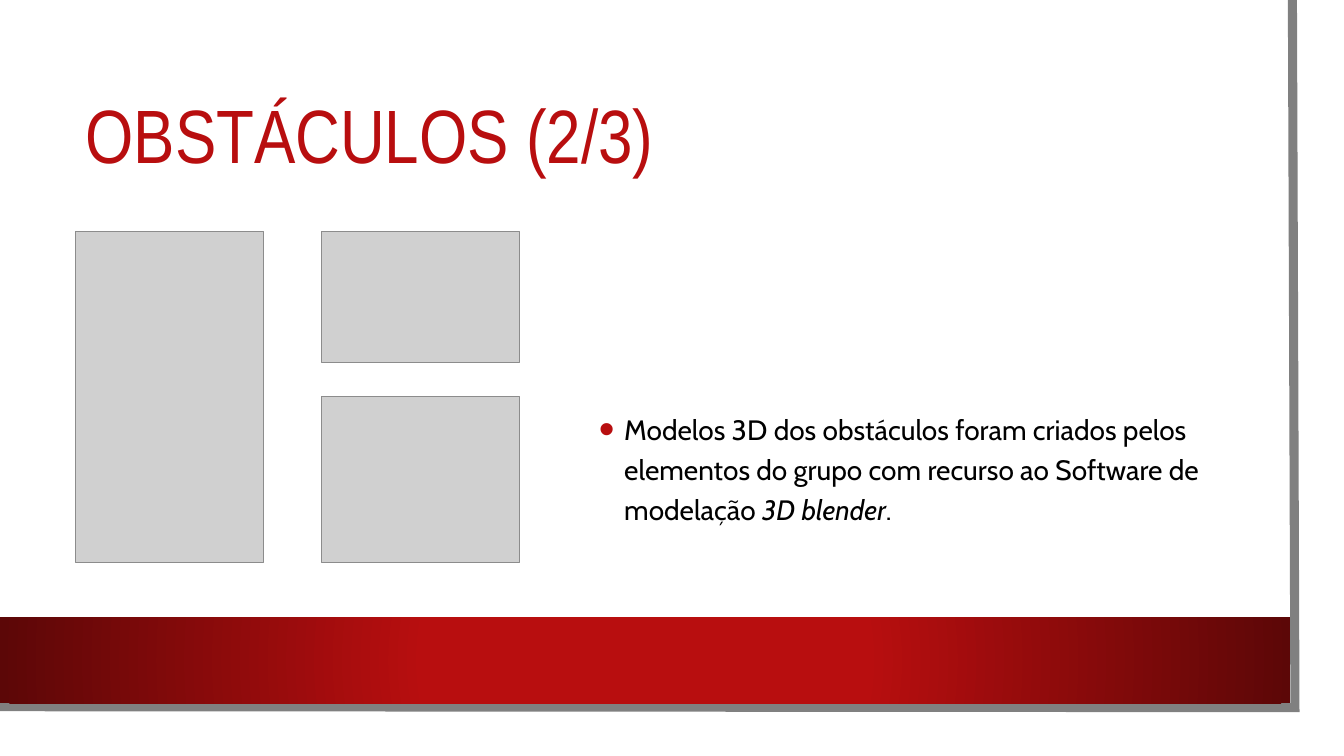
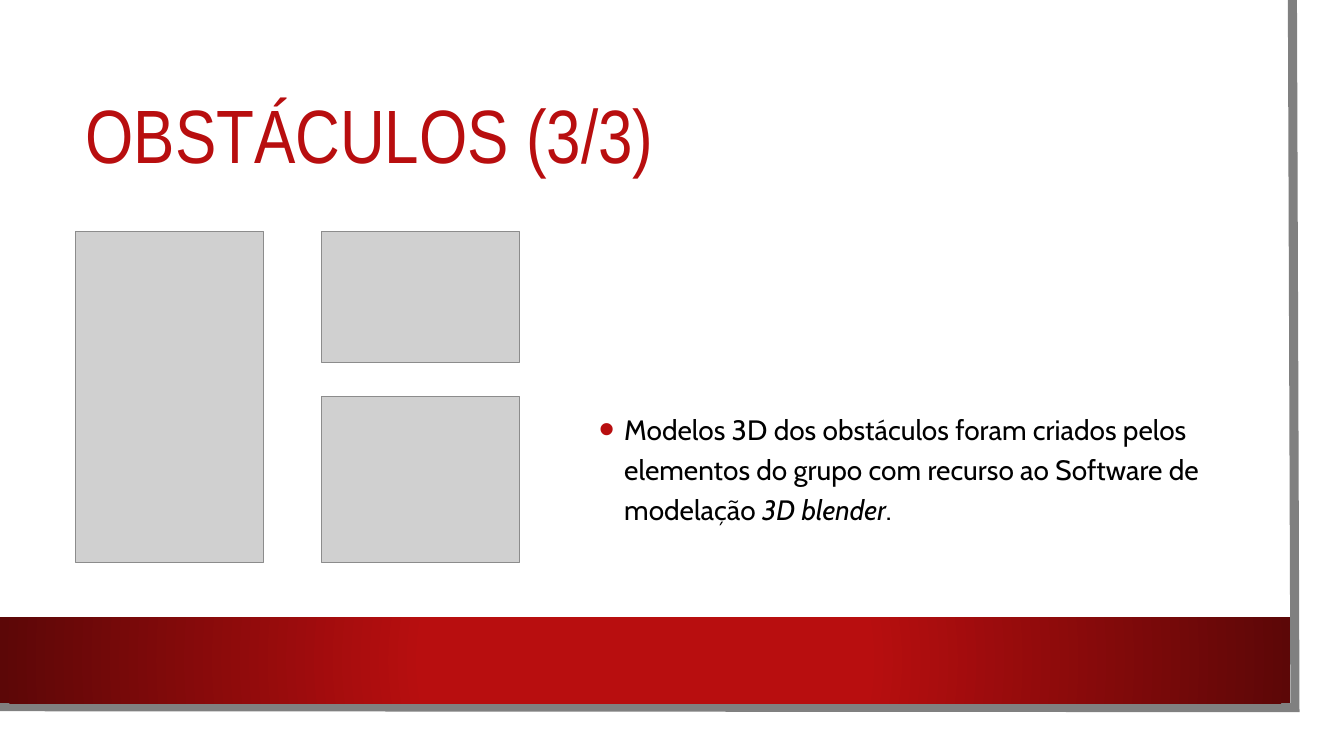
Before and after one commit to PedroRomanoBarbosa/DJCO, a slide deck: slide 11 of Documentos/Apresentacao.pptx (slide 10 before the commit). Drawn at 1344x756 pixels with LibreOffice and Linux fonts; fonts in the diff are those of the drawing; grey boxes stand for pictures; background and template pictures are left out. Boxes give left, top, right and bottom in pixels: in the first picture for what was removed or moved away, otherwise in the second. Text is boxed around its words. In the diff, an @@ line names an element or a change of style, - is before the commit and + after.

```diff
--- a/Documentos/Apresentacao.pptx
+++ b/Documentos/Apresentacao.pptx
@@ title at [86,102,653,178]: text changed @@
-OBSTÁCULOS (2/3)
+OBSTÁCULOS (3/3)
```
Also in this commit, not shown: 1 other slide changed, 1 slide added.
